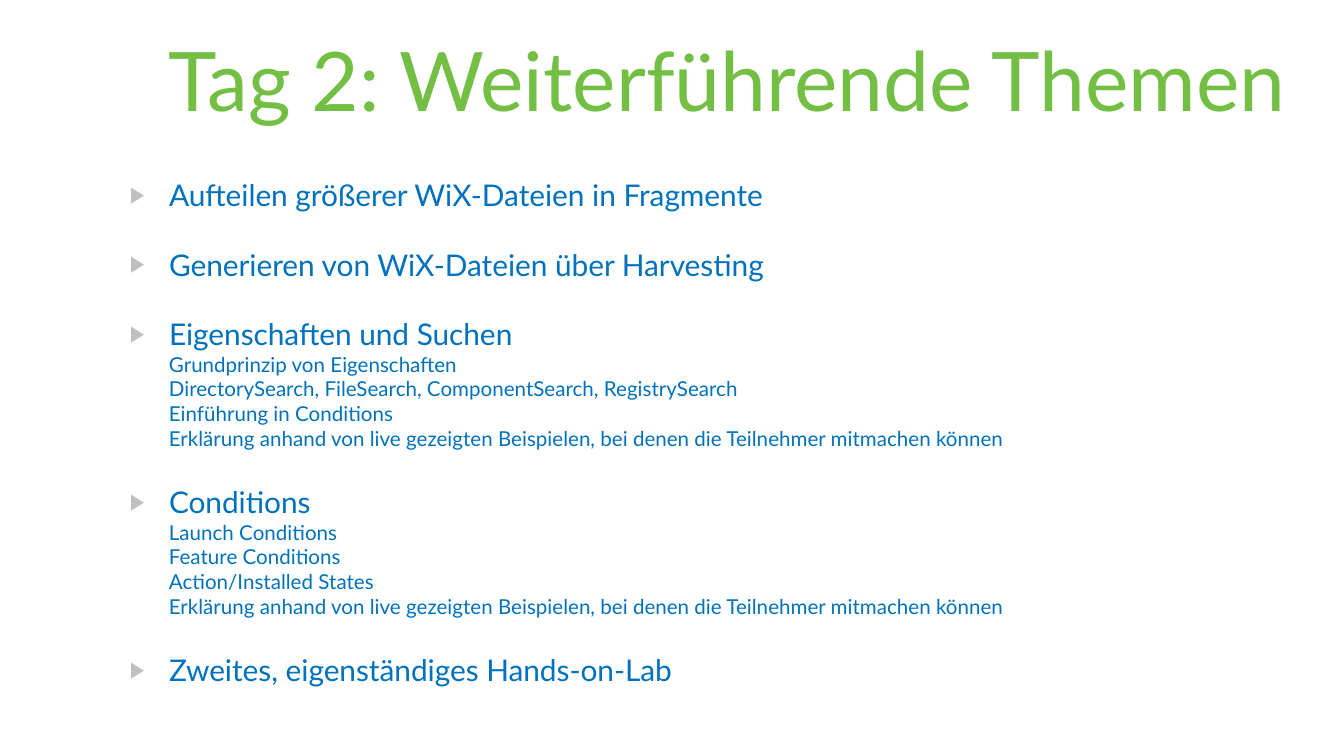
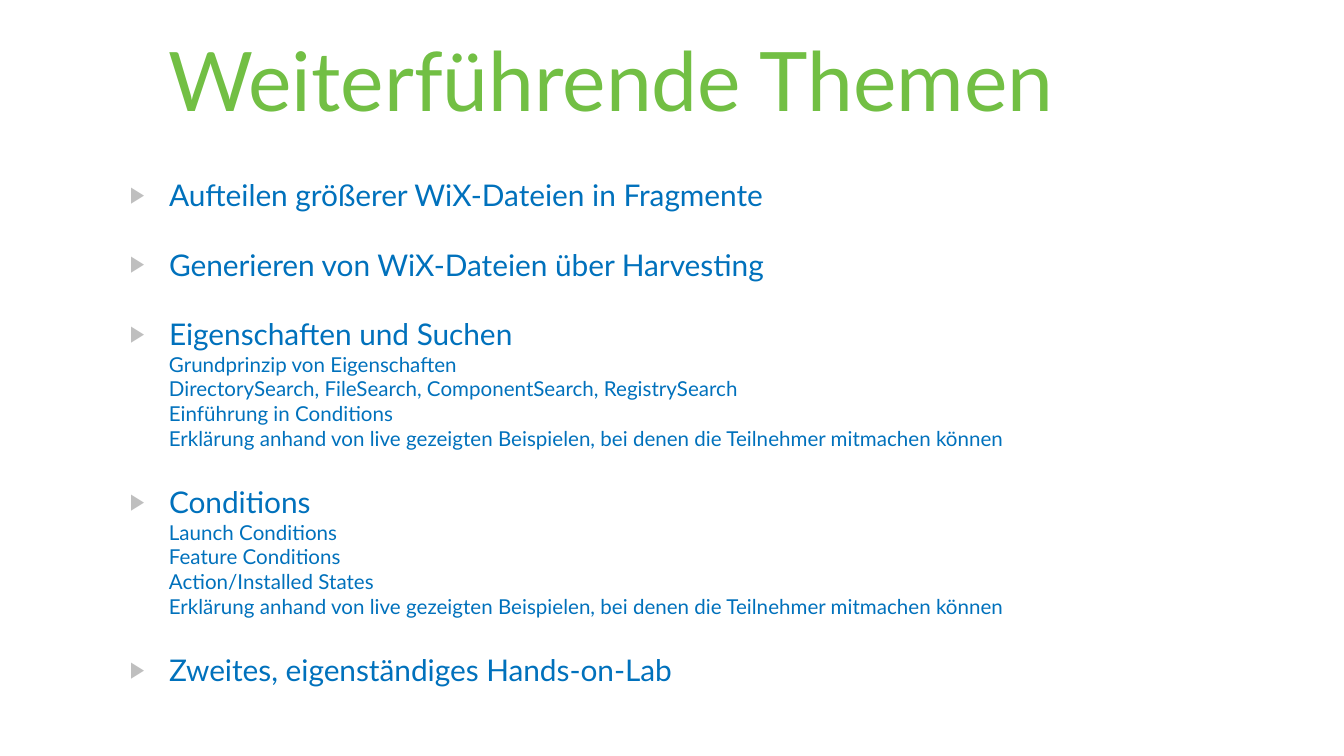
Before and after one commit to rstropek/Samples, a slide deck: slide 4 of WiXSamples/Slides/WiX - Installer Framework.pptx. Drawn at 1344x756 pixels with LibreOffice and Linux fonts; fonts in the diff are those of the drawing. Boxes give left, top, right and bottom in pixels: in the first picture for what was removed or moved away, otherwise in the second. Text is boxed around its words. In the diff, an @@ line names an element or a change of style, - is before the commit and + after.

Commit message:
Updated WiX Slides

```diff
--- a/WiXSamples/Slides/WiX - Installer Framework.pptx
+++ b/WiXSamples/Slides/WiX - Installer Framework.pptx
@@ title at (168, 50, 1054, 112): text changed @@
-Tag 2: Weiterführende Themen
+Weiterführende Themen
```
Also in this commit, not shown: 3 other slides changed, 2 slides added.
